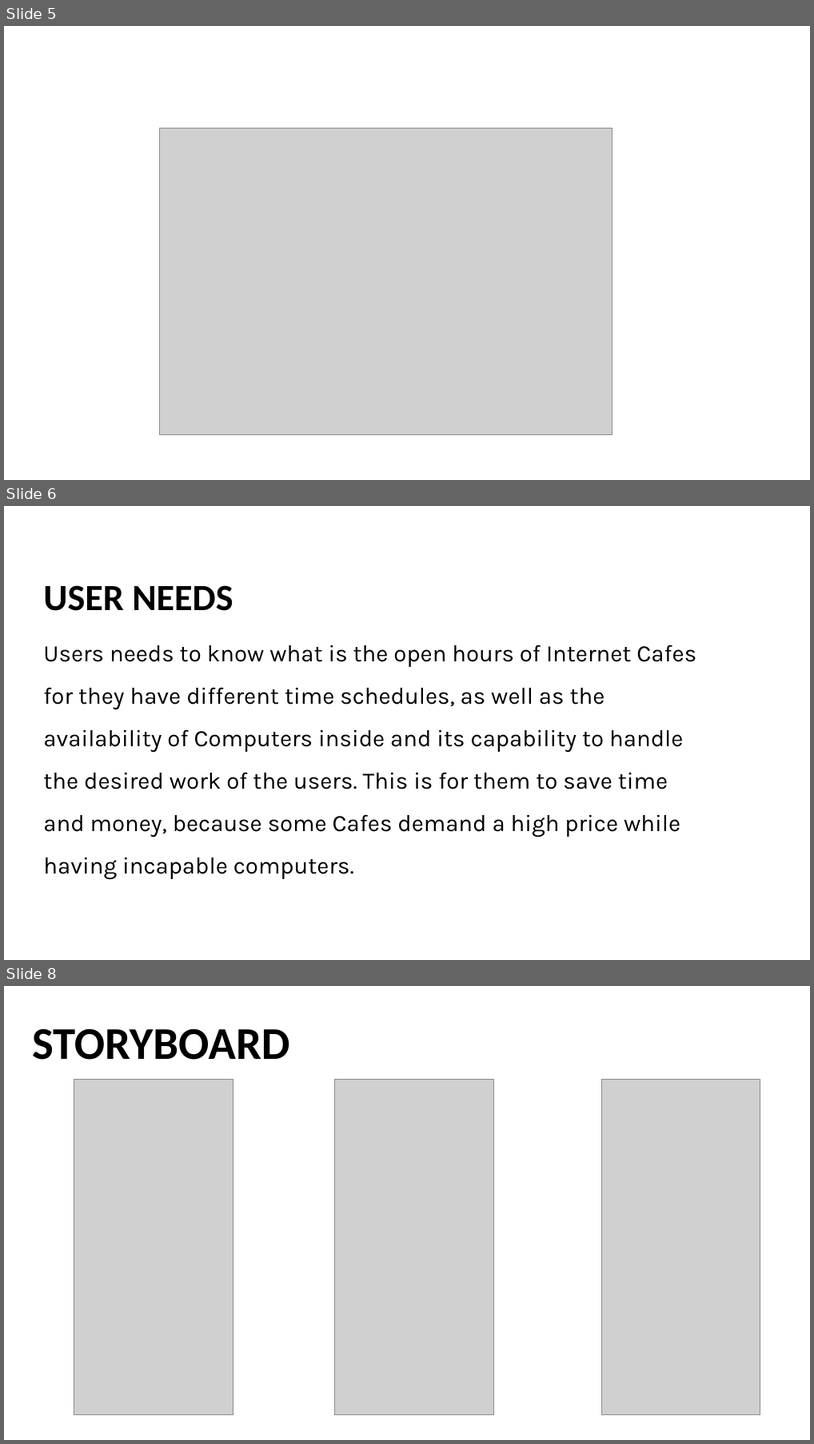
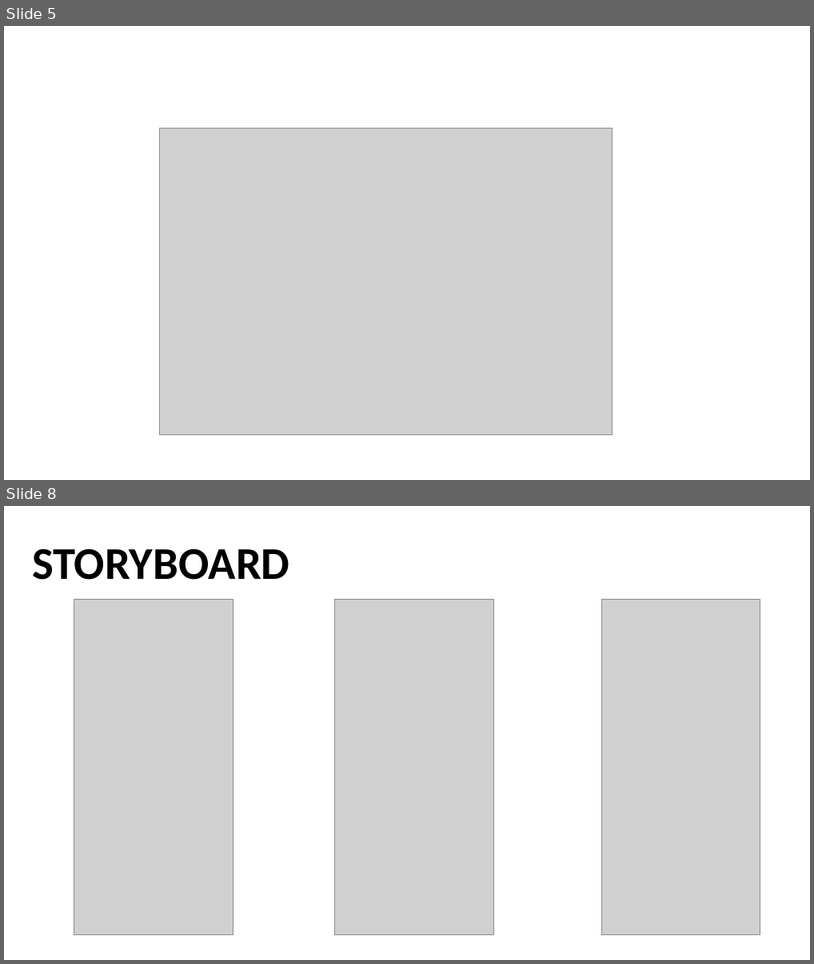
Before and after one commit to dbeler2/userdessf181-A1-dbeler2-jbermudo, a slide deck: userdes.pptx. Shown one above the other, each under a label of ours: slides 5, 6 and 8 before the commit, slides 5 and 8 after it; the slides between them are not shown. The pictures are 814x1444 and 814x964 pixels, drawn with LibreOffice and Linux fonts; fonts in the diff are those of the drawing; grey boxes stand for pictures. Boxes give left, top, right and bottom in pixels: in the first picture for what was removed or moved away, otherwise in the second. Text is boxed around its words. In the diff, an @@ line names an element or a change of style, - is before the commit and + after.

```diff
--- a/userdes.pptx
+++ b/userdes.pptx
@@ slide 6 removed at (4, 506, 810, 960), background #FFFFFF @@
@@ text removed at (43, 585, 233, 611) @@
-USER NEEDS
@@ text removed at (43, 644, 697, 879) @@
-Users needs to know what is the open hours of Internet Cafes for they have different time schedules, as well as the availability of Computers inside and its capability to handle the desired work of the users. This is for them to save time and money, because some Cafes demand a high price while having incapable computers.
```
Also in this commit, not shown: 1 slide changed, 1 slide added.
